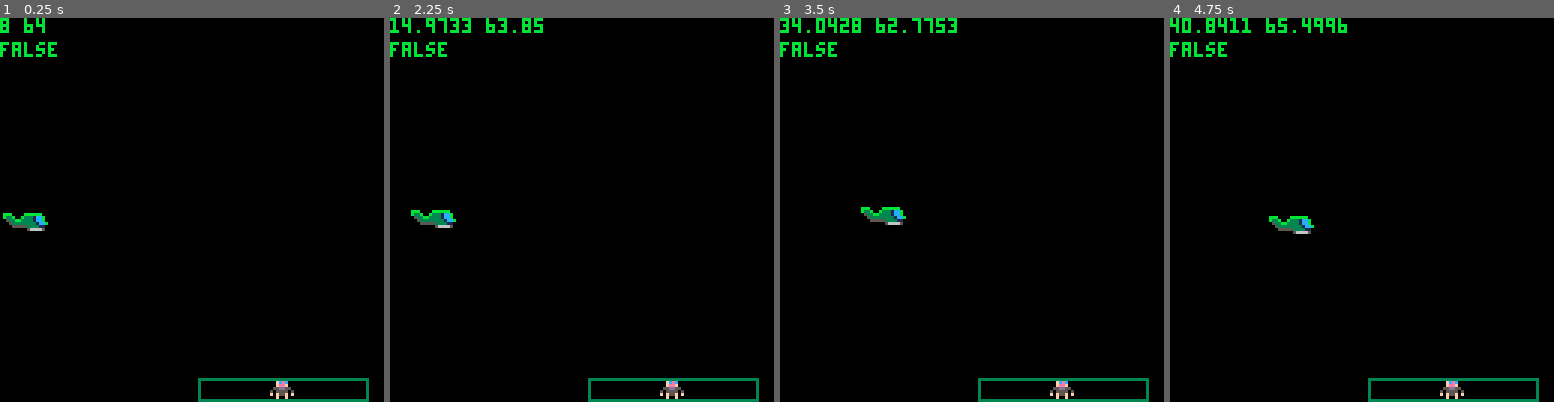
Above: before the commit, frames 1-4 (left to right).
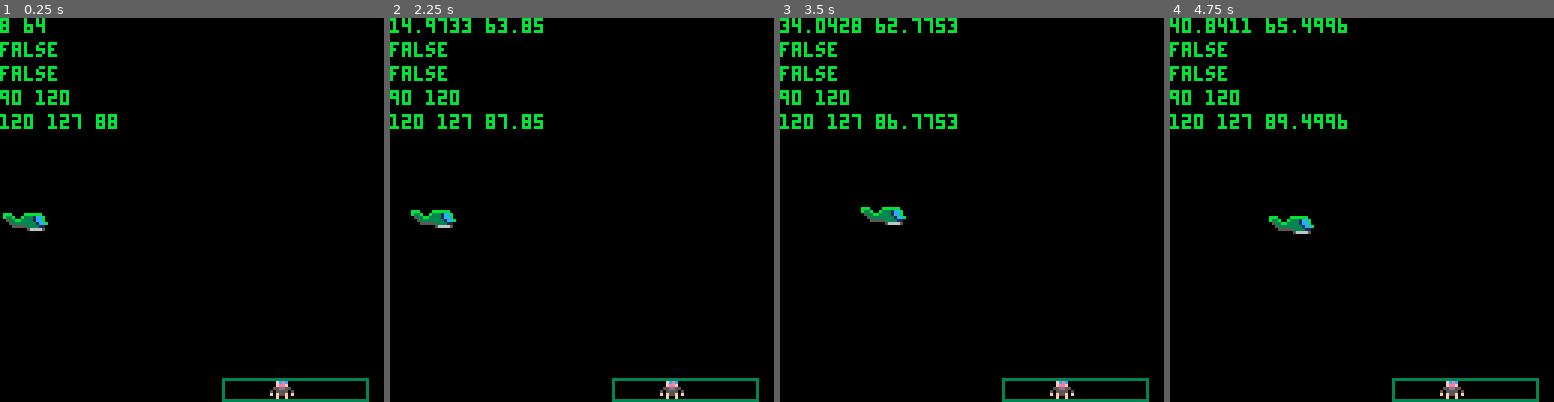
Above: after the commit, the same moments.

Repository: NinetiesPaul/PicoRescue
Game: PICO-8 cartridge picorescue.p8
The game is run twice, just before and just after one commit, with the same random seed, the same clock (stepped at 60 frames per second) and the same inputs.
Inputs:
- Up to frame 1 (0.25 s): no input
- Up to frame 2 (2.25 s): tap X (X key) at 0.33, 1.07, 1.85 s; tap O (Z key) at 0.7, 1.7, 2.1 s; hold Right 1.6-2.1 s; hold Up from 2.15 s (still down)
- Up to frame 3 (3.5 s): release Up at 2.42 s; hold Right 2.47-3.03 s; tap O (Z key) at 2.5, 2.9, 3.3 s; tap X (X key) at 2.97 s; hold Left from 3.08 s (still down)
- Up to frame 4 (4.75 s): release Left at 3.58 s; hold Down 3.63-3.97 s; tap O (Z key) at 3.7, 4.1, 4.5 s; hold Right 4.02-4.68 s; tap X (X key) at 4.08 s; hold Up from 4.73 s (still down)

The runs differ from the first frame. In frame 1, 1.3% of the frame differs, in the area x 0-59%, y 12-100%; in frame 2, 1.4%; in frame 3, 1.5%; in frame 4, 1.5%.

Commit message:
improved logic

Diff:
--- a/picorescue.p8
+++ b/picorescue.p8
@@ -16,7 +16,8 @@
 	["speed_y"] = 0,
 	["speed_dir"] = null,
 	["mvn_dir"] = null,
-	["hst_range"] = false
+	["hst_range"] = false,
+	["hst_pkup"] = false
 }
 
 screen = {
@@ -56,7 +57,11 @@
 
 	print(player.x.." "..player.y,0,0,11)
 	print(player.hst_range,0,8,11)
-
+	print(player.hst_pkup,0,16,11)
+
+	print((hst_x).." "..(hst_y),0,24,11)
+	print((hst_y).." "..(hst_y+7).." "..(player.y+24),0,32,11)
+	--print((hst_x-24).." "..(hst_x+32),0,32,11)
 
 	--print(player.speed_x.." "..player.speed_y,0,8,11)
 	--print(top_speed_x.." "..top_speed_y,0,16,11)
@@ -67,7 +72,7 @@
 	--print(mvn_y,72,120,11)
 	--print(mvn_x,96,120,11)
 
-	rect(hst_x-24,hst_y,hst_x+32,hst_y+7,3)
+	rect(hst_x-16,hst_y,hst_x+32,hst_y+7,3)
 
 end
 
@@ -84,7 +89,9 @@
 	mvn_y = btn(2) or btn(3)
 	mvn_x = btn(0) or btn(1)
 
+	player.hst_range = hst_range()
 	player.hst_pkup = hst_pkup()
+	move_hst()
 end
 -->8
 -- movement
@@ -210,12 +217,46 @@
 	if (player.speed_x < 0) player.speed_x = 0
 	if (player.speed_y < 0) player.speed_y = 0
 
-	if (player.y >= 120) player.speed_y = 0
-	if (player.x >= 120) player.speed_x = 0
+	if (player.y >= 100) then
+		player.speed_y = 0
+		player.y = 100
+	end
+end
+
+function move_hst()
+	if player.hst_range then
+
+		if (player.x <= hst_x) hst_x -= 0.25
+		if (player.x >= hst_x) hst_x += 0.25
+	end
+end
+
+function hst_range()
+	status = false
+
+	if
+		player.x >= hst_x-24 and
+		player.x <= hst_x+32 and
+		player.y+24 >= hst_y and
+		player.y+24 <= hst_y+7 then
+		status = true
+	end
+
+	return status
 end
 
 function hst_pkup()
-
+	status = false
+
+	if
+		player.x >= hst_x-1 and
+		player.x <= hst_x+1 and
+		player.y+24 >= hst_y and
+		player.y+24 <= hst_y+7 then
+		status = true
+	end
+
+	return status
 end
 -->8
 -- menu navigation
